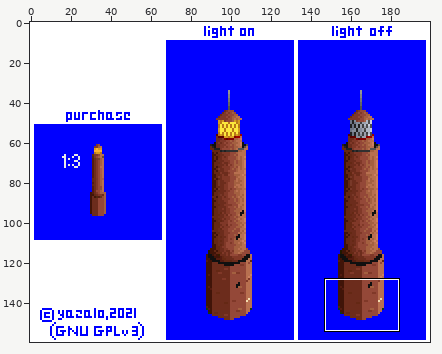
Edited in one commit: sprite sheet (gfx/gaski.png). Above: a wide view before the commit, with the close-up outlined.
Close-up. As it was:
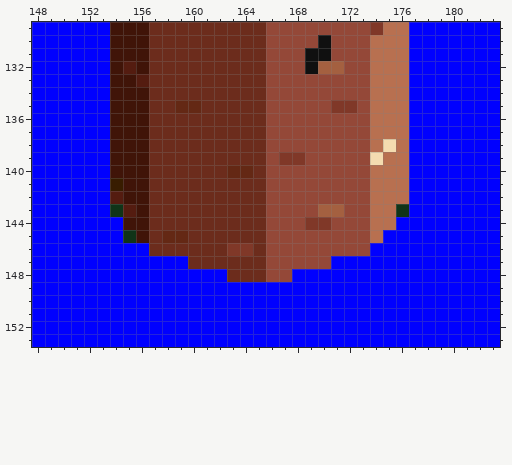
The file is 200x160 pixels. Shown: x 148..183, y 129..153. The commit also changed other parts of the picture, which this record leaves out.
After:
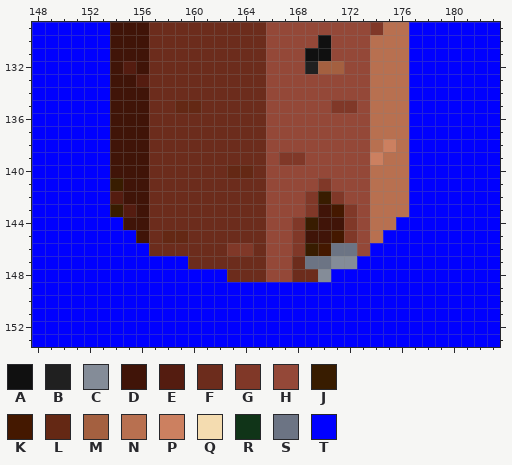
Palette (. is transparent): A #101010  B #202020  C #848c98  D #401408  E #541c10  F #6c2c1c  G #803828  H #944838  J #381c00  K #441800  L #642814  M #a46040  N #b87050  P #cc8060  Q #f4dcb0  R #103418  S #6c7484  T #0000ff
Edits made:
{"y":132,"x":169,"old":"A","new":"B"}
{"y":138,"x":175,"old":"Q","new":"P"}
{"y":139,"x":174,"old":"Q","new":"P"}
{"y":141,"x":170,"old":"H","new":"G"}
{"y":142,"x":169,"old":"HHH","new":"GJG"}
{"y":143,"x":154,"old":"R","new":"J"}
{"y":143,"x":169,"old":"HMMH","new":"GDKG"}
{"y":143,"x":176,"old":"R","new":"N"}
{"y":144,"x":168,"old":"HGGHH","new":"GJDDG"}
{"y":145,"x":155,"old":"R","new":"T"}
{"y":145,"x":168,"old":"HHHHH","new":"GDDKG"}
{"y":146,"x":168,"old":"HHHHH","new":"GJKSS"}
{"y":147,"x":168,"old":"HHHTT","new":"FSSCC"}
{"y":148,"x":168,"old":"TTT","new":"FFC"}
{"label":"changed","picture_box":[305,61,318,74]}
{"label":"changed","picture_box":[292,139,409,282]}
{"label":"changed","picture_box":[110,204,136,243]}
